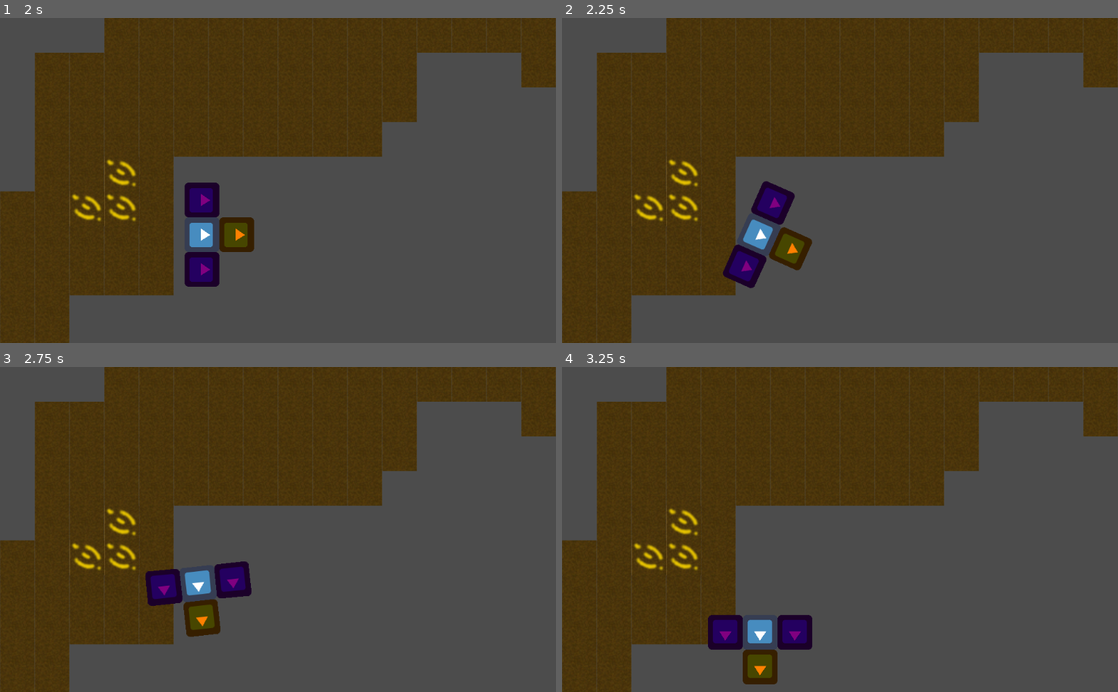
Above: before the commit, frames 1-4 (two rows, left to right).
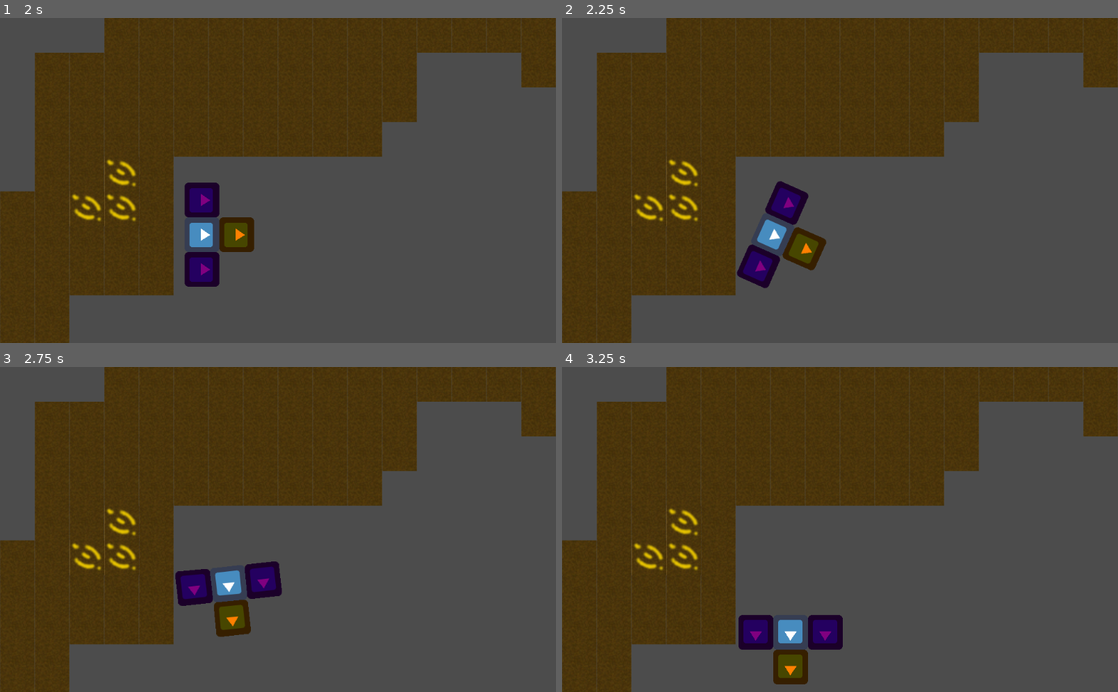
Above: after the commit, the same moments.

Repository: HedgeLizards/minor
Game: Godot game, scene res://scenes/Main.tscn
Two runs of this game, one before a commit and one after it. Both use one fixed random seed, a clock stepped at 60 frames per second and the inputs below. The engine's default icon, where the game draws it, is replaced by a stand-in: a white triangle on a blue panel in a dark square.
Inputs:
- Up to frame 1 (2 s): tap Enter at 0.5 s; hold D (turnright) 0.53-1.28 s; hold Down (backward) from 1.28 s (still down)
- Up to frame 2 (2.25 s): release Down (backward) at 2.03 s; hold D (turnright) from 2.03 s (still down)
- Up to frame 3 (2.75 s): keep holding D (turnright)
- Up to frame 4 (3.25 s): release D (turnright) at 2.78 s; hold Up (forward) from 2.78 s (still down)

Frame 1 is identical in both runs. In frame 2, 2.9% of the frame differs, in the area x 28-48%, y 50-84%; in frame 3, 3.5%; in frame 4, 3.5%, in the area x 26-51%, y 76-98%.

Commit message:
change Engine and Wheel into CollisionShape2D

Diff:
--- a/scenes/Engine.tscn
+++ b/scenes/Engine.tscn
@@ -1,9 +1,13 @@
-[gd_scene load_steps=3 format=2]
+[gd_scene load_steps=4 format=2]
 
 [ext_resource path="res://icon.png" type="Texture" id=1]
 [ext_resource path="res://scripts/Engine.gd" type="Script" id=2]
 
-[node name="Engine" type="Node2D"]
+[sub_resource type="RectangleShape2D" id=1]
+extents = Vector2( 32, 32 )
+
+[node name="Engine" type="CollisionShape2D"]
+shape = SubResource( 1 )
 script = ExtResource( 2 )
 
 [node name="Sprite" type="Sprite" parent="."]
--- a/scenes/Vehicle.tscn
+++ b/scenes/Vehicle.tscn
@@ -1,15 +1,9 @@
-[gd_scene load_steps=4 format=2]
+[gd_scene load_steps=3 format=2]
 
 [ext_resource path="res://scenes/Engine.tscn" type="PackedScene" id=1]
 [ext_resource path="res://scripts/Vehicle.gd" type="Script" id=2]
 
-[sub_resource type="RectangleShape2D" id=1]
-extents = Vector2( 32, 32 )
-
 [node name="Vehicle" type="KinematicBody2D"]
 script = ExtResource( 2 )
 
-[node name="CollisionShape2D" type="CollisionShape2D" parent="."]
-shape = SubResource( 1 )
-
 [node name="Core" parent="." instance=ExtResource( 1 )]
--- a/scenes/Wheel.tscn
+++ b/scenes/Wheel.tscn
@@ -1,8 +1,12 @@
-[gd_scene load_steps=2 format=2]
+[gd_scene load_steps=3 format=2]
 
 [ext_resource path="res://icon.png" type="Texture" id=1]
 
-[node name="Wheel" type="Node2D"]
+[sub_resource type="RectangleShape2D" id=1]
+extents = Vector2( 32, 32 )
+
+[node name="Wheel" type="CollisionShape2D"]
+shape = SubResource( 1 )
 
 [node name="Sprite" type="Sprite" parent="."]
 modulate = Color( 0.501961, 0, 0.501961, 1 )
--- a/scripts/Engine.gd
+++ b/scripts/Engine.gd
@@ -1,4 +1,4 @@
-extends Node2D
+extends CollisionShape2D
 
 var components = [
 	[null, null, null],
